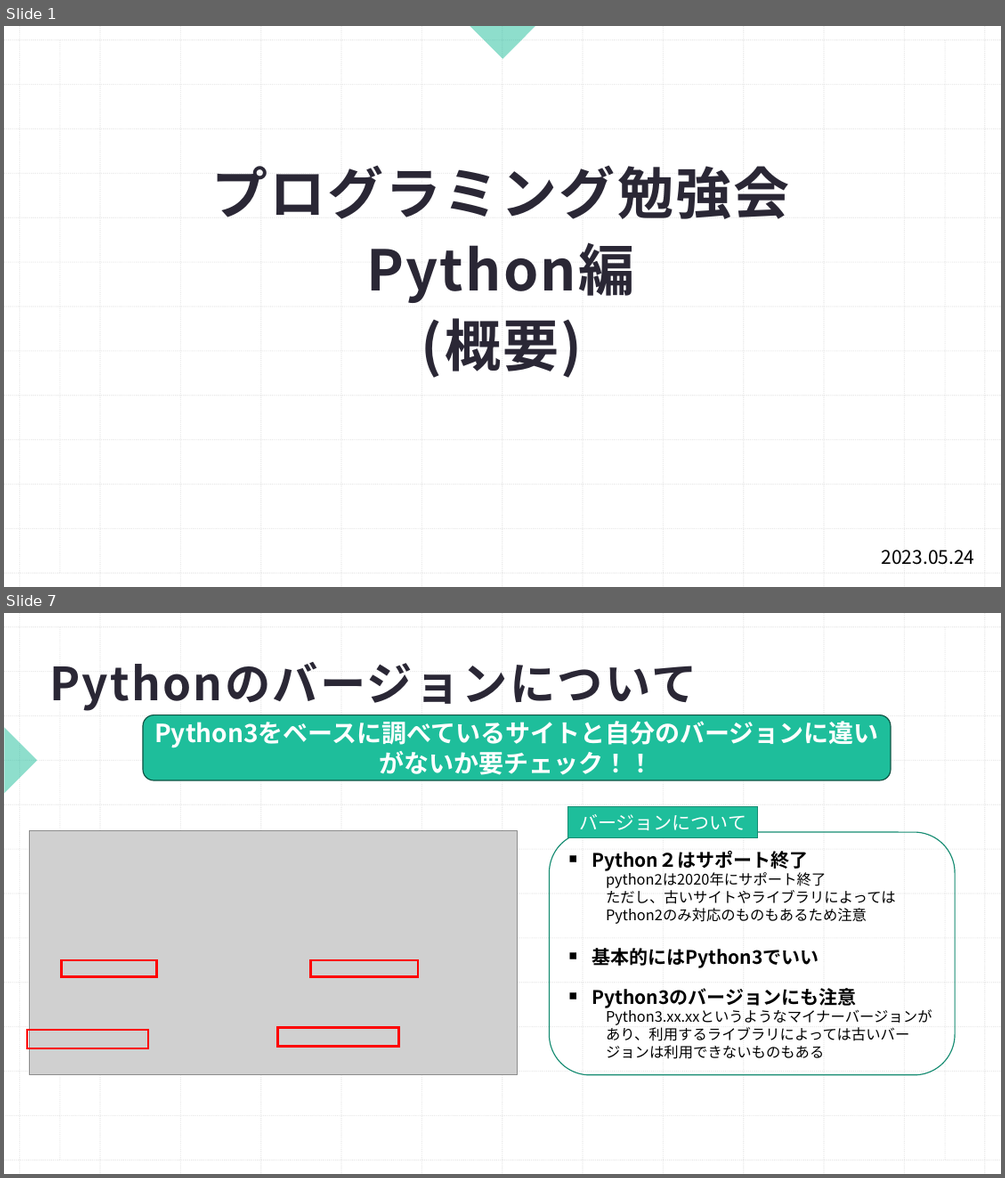
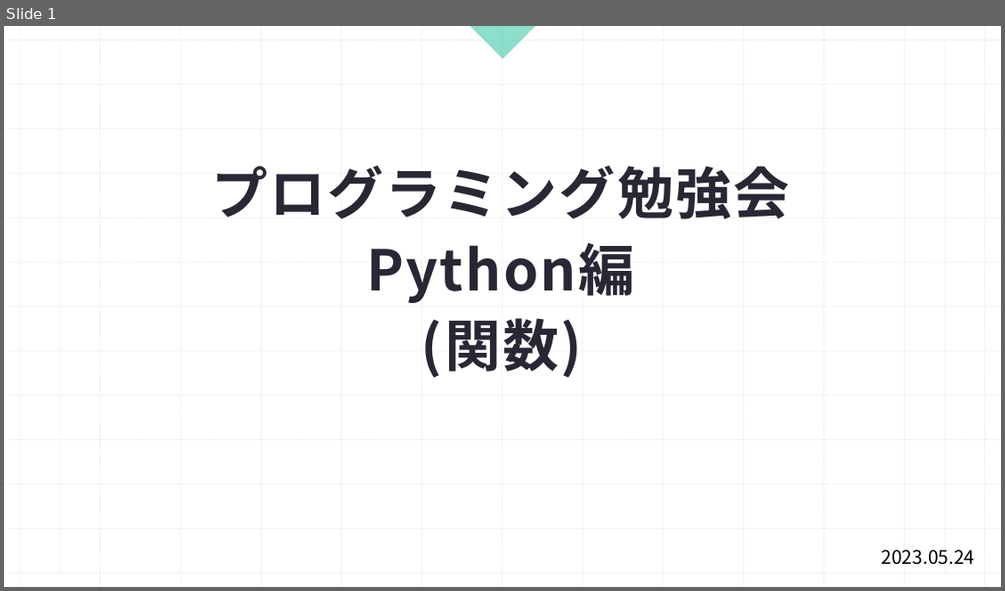
Before and after one commit to Shohei1129/Python_traning, a slide deck: プログラミング勉強会Python編(3.関数).pptx. Shown one above the other, each under a label of ours: slides 1 and 7 before the commit, slide 1 after it; the slides between them are not shown. The pictures are 1005x1178 and 1005x591 pixels, drawn with LibreOffice and Linux fonts; fonts in the diff are those of the drawing; grey boxes stand for pictures. Boxes give left, top, right and bottom in pixels: in the first picture for what was removed or moved away, otherwise in the second. Text is boxed around its words. In the diff, an @@ line names an element or a change of style, - is before the commit and + after.

```diff
--- a/プログラミング勉強会Python編(3.関数).pptx
+++ b/プログラミング勉強会Python編(3.関数).pptx
@@ slide 7 removed at (x1=4, y1=613, x2=1001, y2=1174), background #FFFFFF; not listed: 26 template elements that a slide beside it also shows @@
@@ line removed from (60, 627) to (60, 1159) @@
@@ line removed from (946, 627) to (946, 1159) @@
@@ title removed at (x1=49, y1=662, x2=696, y2=711) @@
-Pythonのバージョンについて
@@ rounded rectangle removed at (x1=143, y1=714, x2=890, y2=779) @@
-Python3をベースに調べているサイトと自分のバージョンに違いがないか要チェック！！
@@ right triangle removed at (x1=4, y1=728, x2=37, y2=793) @@
@@ rectangle removed at (x1=568, y1=807, x2=758, y2=837) @@
-バージョンについて
@@ picture removed at (x1=30, y1=831, x2=517, y2=1074) @@
@@ rounded rectangle removed at (x1=550, y1=832, x2=955, y2=1075) @@
-￭ Python２はサポート終了
-  python2は2020年にサポート終了
-  ただし、古いサイトやライブラリによってはPython2のみ対応のものもあるため注意
-￭ 基本的にはPython3でいい
-￭ Python3のバージョンにも注意
-  Python3.xx.xxというようなマイナーバージョンがあり、利用するライブラリによっては古いバージョンは利用できないものもある
@@ rectangle removed at (x1=62, y1=960, x2=156, y2=976) @@
@@ rectangle removed at (x1=310, y1=960, x2=418, y2=976) @@
@@ rectangle removed at (x1=27, y1=1030, x2=148, y2=1048) @@
@@ rectangle removed at (x1=278, y1=1027, x2=399, y2=1046) @@
@@ slide 1 changed as well @@
@@ title at (x1=211, y1=165, x2=789, y2=378): text changed @@
-プログラミング勉強会
-Python編
-(概要)
+プログラミング勉強会
+Python編
+(関数)
```
Also in this commit, not shown: 1 other slide changed, 11 slides added, 22 other slides removed.
